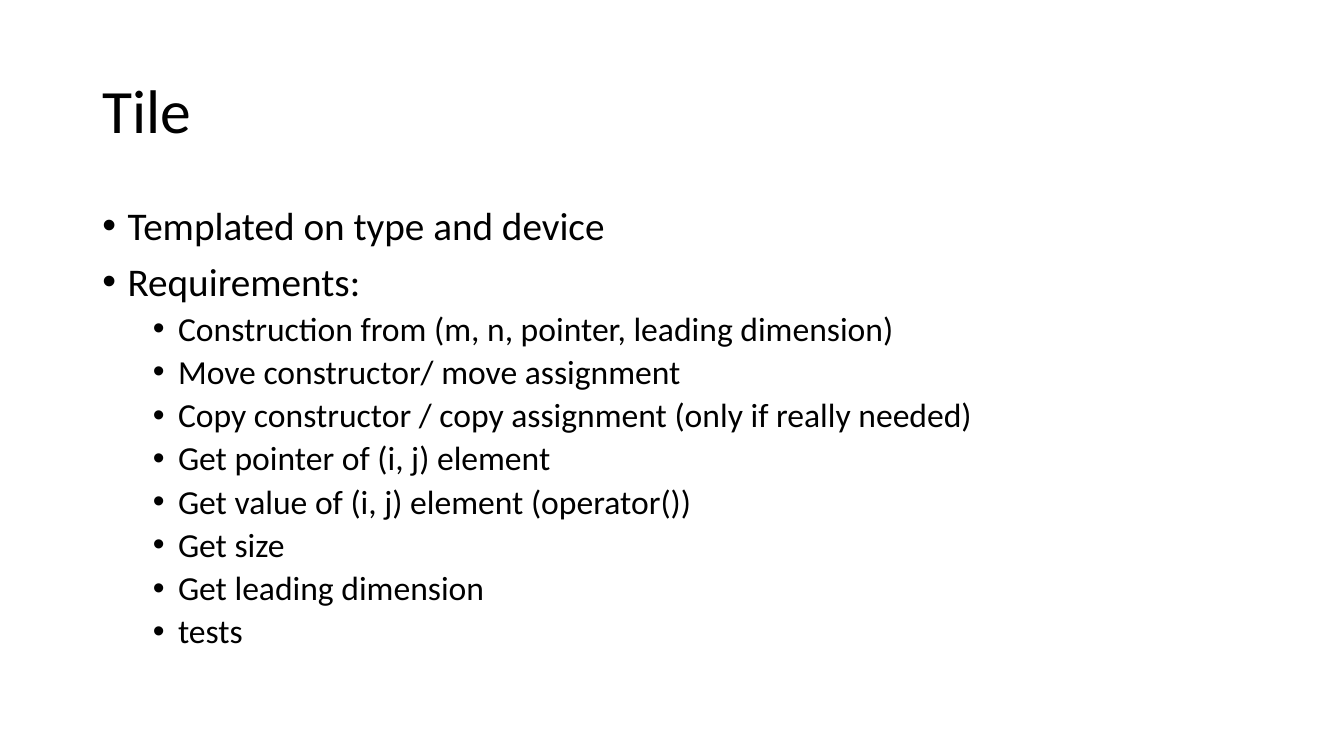
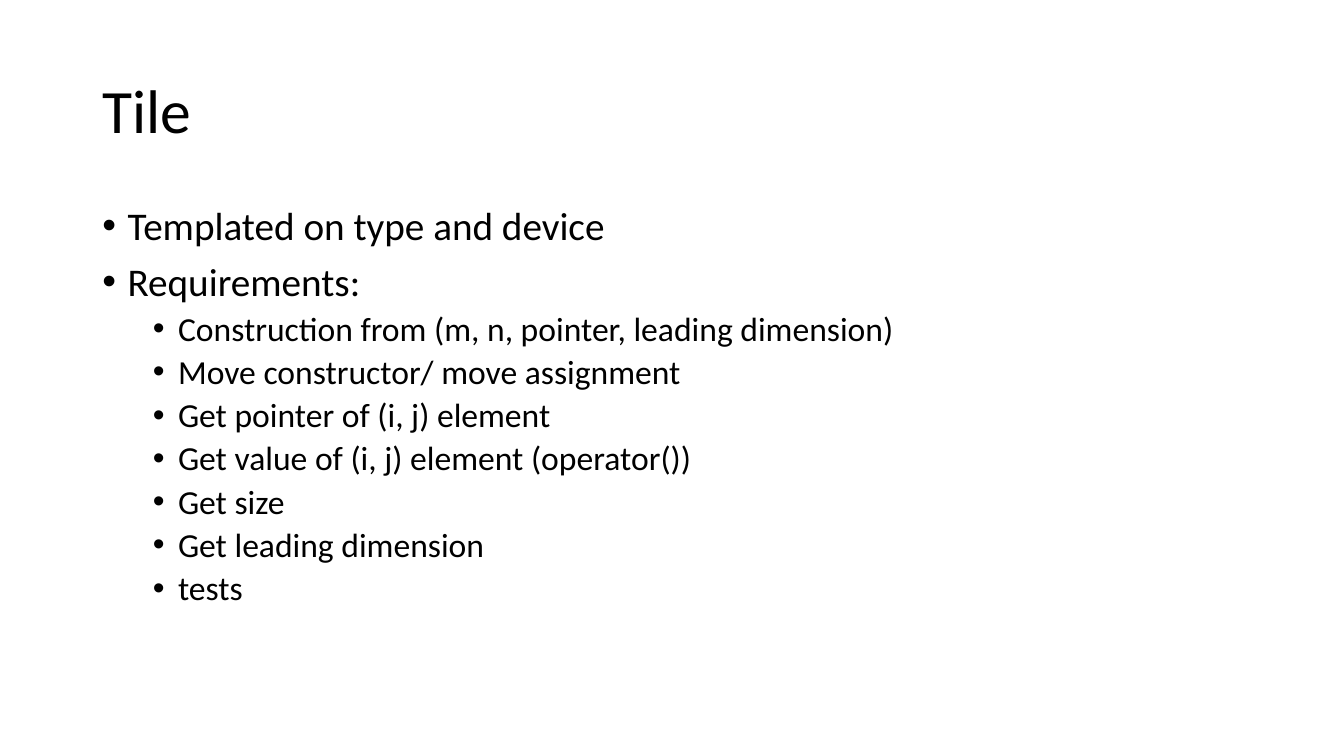
Before and after one commit to eth-cscs/DLA-Future, a slide deck: slide 5 of misc/code.pptx. Drawn at 1344x756 pixels with LibreOffice and Linux fonts; fonts in the diff are those of the drawing. Boxes give left, top, right and bottom in pixels: in the first picture for what was removed or moved away, otherwise in the second. Text is boxed around its words. In the diff, an @@ line names an element or a change of style, - is before the commit and + after.

```diff
--- a/misc/code.pptx
+++ b/misc/code.pptx
@@ text at [178, 402, 971, 433]: paragraph removed @@
-  • Copy constructor / copy assignment (only if really needed)
```
Also in this commit, not shown: 6 other slides changed, 2 other files.
